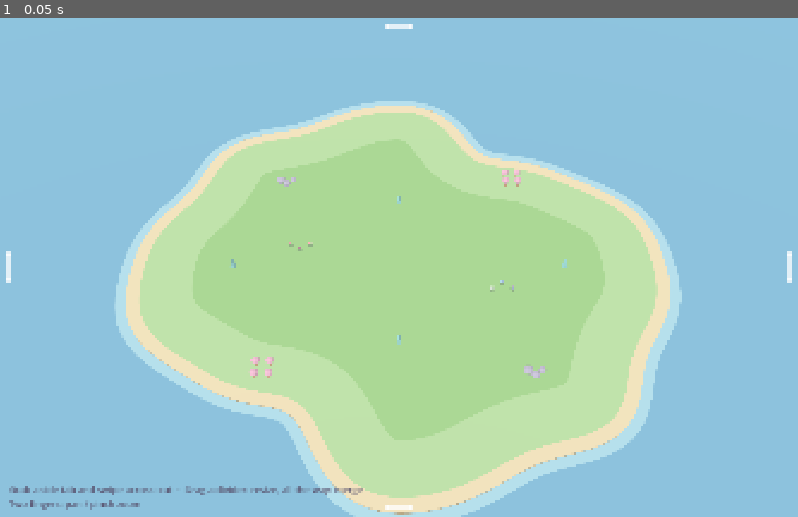
Above: before the commit, frame 1.
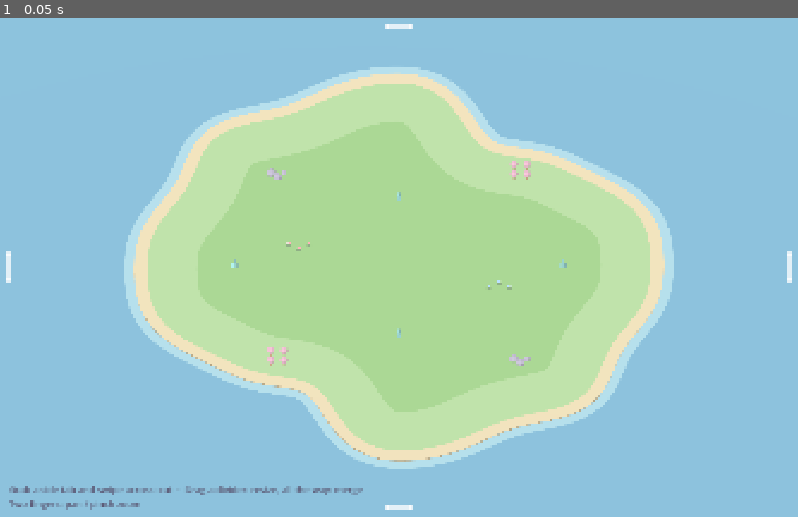
Above: after the commit, the same moment.

Repository: ChaoWeiS/warringhands
Game: Godot game, scene res://scenes/main.tscn
Same seed, same stepped clock (60 frames per second), same inputs: the game is played once before the commit and once after it.
Inputs:
- Up to frame 1 (0.05 s): no input

The runs differ from the first frame. In frame 1, 16% of the frame differs, in the area x 14-86%, y 9-100%.

Commit message:
Keep the map still when panes are cut, resized or merged
Switch pane cameras to a tilted orthographic view so each pane can keep
showing exactly the ground that was under it; new panes no longer jump
to the parent's view.

Co-Authored-By: Claude Opus 5.5 <noreply@anthropic.com>
Claude-Session: https://claude.ai/code/session_01R2EQohRet1QfgKEYwNZLap

Diff:
--- a/scripts/camera_rig.gd
+++ b/scripts/camera_rig.gd
@@ -1,27 +1,34 @@
 extends Camera3D
-## Camera for one pane: a Ragnarok-style tilted view looking down at a
-## point on the ground.
+## Camera for one pane: a tilted, orthographic view (classic 2.5D RTS look,
+## Ragnarok-style angle) looking down at a point on the ground.
+##
+## Orthographic (no perspective) means a pane's picture can be cut, resized
+## or merged and every bit of the map stays exactly where it was on screen.
 ##
 ## It doesn't read input itself. The pane layout works out which pane a
 ## gesture belongs to and calls pan_by_screen / zoom_at on that pane's camera.
 
-## Ground point the camera looks at (y is always 0).
+## Ground point at the centre of the pane (y is always 0).
 var target: Vector3 = Vector3.ZERO
-## Distance from the target. Smaller = zoomed in.
-var distance: float = 300.0
+## How much of the world fits the pane's height. Smaller = zoomed in.
+var view_size: float = 300.0
 
 ## How steeply the camera looks down, in degrees (90 = straight down).
 @export var pitch_degrees: float = 50.0
 ## Closest zoom.
-@export var min_distance: float = 25.0
+@export var min_view_size: float = 20.0
 ## Furthest zoom (roughly "whole island in view").
-@export var max_distance: float = 1100.0
+@export var max_view_size: float = 700.0
 ## Area the camera may look at (x, z on the ground).
 @export var map_rect: Rect2 = Rect2(0, 0, 820, 820)
 
+## How far back the camera sits. Only affects clipping, not the picture.
+const BACK_OFF := 1500.0
+
 
 func _ready() -> void:
-	fov = 35.0
+	projection = Camera3D.PROJECTION_ORTHOGONAL
+	keep_aspect = Camera3D.KEEP_HEIGHT
 	near = 1.0
 	far = 4000.0
 	_apply()
@@ -30,14 +37,14 @@
 ## Shows the whole map.
 func fit_whole_map() -> void:
 	target = Vector3(map_rect.get_center().x, 0, map_rect.get_center().y)
-	distance = max_distance
+	view_size = max_view_size
 	_apply()
 
 
 ## Copies where another pane's camera is looking.
 func copy_view(other: Camera3D) -> void:
 	target = other.target
-	distance = other.distance
+	view_size = other.view_size
 	_apply()
 
 
@@ -55,7 +62,7 @@
 ## Zooms by `factor` (>1 = closer), keeping the ground under `screen_point` fixed.
 func zoom_at(factor: float, screen_point: Vector2) -> void:
 	var before: Variant = _ground_at(screen_point)
-	distance = clampf(distance / factor, min_distance, max_distance)
+	view_size = clampf(view_size / factor, min_view_size, max_view_size)
 	_apply()
 	var after: Variant = _ground_at(screen_point)
 	if before != null and after != null:
@@ -68,14 +75,39 @@
 	_apply()
 
 
-func _apply() -> void:
-	distance = clampf(distance, min_distance, max_distance)
+## Keeps the map still on screen when this pane's rectangle changes
+## (cut, resize, merge). `old_rect` and `new_rect` are the pane's position
+## on the whole screen before and after. The ground that was under the new
+## pane's centre moves to its centre, at the same scale, so the pane simply
+## shows more or less of the map around what was already there.
+func reanchor(old_rect: Rect2, new_rect: Rect2) -> void:
+	var g: Vector3 = _ground_at_in(new_rect.get_center() - old_rect.position, old_rect.size)
+	view_size *= new_rect.size.y / old_rect.size.y  # same scale on screen
+	target = g
+	_apply(false)
+
+
+func _apply(clamp_zoom: bool = true) -> void:
+	if clamp_zoom:
+		view_size = clampf(view_size, min_view_size, max_view_size)
 	target.x = clampf(target.x, map_rect.position.x, map_rect.end.x)
 	target.z = clampf(target.z, map_rect.position.y, map_rect.end.y)
 	target.y = 0.0
 	var pitch: float = deg_to_rad(pitch_degrees)
 	rotation = Vector3(-pitch, 0, 0)
-	position = target + Vector3(0, sin(pitch), cos(pitch)) * distance
+	position = target + Vector3(0, sin(pitch), cos(pitch)) * BACK_OFF
+	size = view_size
+
+
+## Where a point of a pane with the given size hits the ground. Works even
+## before the viewport is resized, and for points outside the pane.
+func _ground_at_in(point: Vector2, pane_size: Vector2) -> Vector3:
+	var half_h: float = view_size * 0.5
+	var aspect: float = pane_size.x / pane_size.y
+	var ndc := Vector2(2.0 * point.x / pane_size.x - 1.0, 1.0 - 2.0 * point.y / pane_size.y)
+	var origin: Vector3 = transform * Vector3(ndc.x * half_h * aspect, ndc.y * half_h, 0.0)
+	var dir: Vector3 = -transform.basis.z
+	return origin + dir * (-origin.y / dir.y)
 
 
 ## Where a point on this pane's screen hits the ground, or null.
--- a/scripts/pane_layout.gd
+++ b/scripts/pane_layout.gd
@@ -33,6 +33,8 @@
 ## How far across the pane (0-1) a swipe must travel to cut.
 @export var cut_commit: float = 0.45
 
+## Panes smaller than this (while being squeezed shut) don't re-aim their camera.
+const ANCHOR_MIN := 120.0
 const SNAPS := [1.0 / 3.0, 0.5, 2.0 / 3.0]
 const SNAP_RANGE := 0.03
 
@@ -56,6 +58,8 @@
 	var camera: Camera3D = null
 	var pinch_center := Vector2.ZERO
 	var pinch_distance := 0.0
+	# Last on-screen rectangle the camera was matched to (see _layout).
+	var anchor_rect := Rect2()
 	# Split
 	var vertical := true  # true: divider runs top-bottom (panes side by side)
 	var ratio := 0.5
@@ -253,7 +257,10 @@
 	var split := PaneNode.new()
 	split.vertical = vertical
 	split.ratio = ratio
-	var fresh := _make_leaf(leaf)  # new pane starts looking at the same spot
+	# The new pane starts as a copy of the old one; _layout then re-aims both
+	# so each keeps showing exactly the part of the map that was under it.
+	var fresh := _make_leaf(leaf)
+	fresh.anchor_rect = leaf.anchor_rect
 	_replace(leaf, split)
 	split.a = leaf
 	split.b = fresh
@@ -401,6 +408,12 @@
 	if node.is_leaf():
 		node.container.position = r.position
 		node.container.size = Vector2(maxf(r.size.x, 1.0), maxf(r.size.y, 1.0))
+		# Keep the map still on screen. Skip while a pane is squeezed very
+		# small (about to merge), so its view isn't lost if dragged back out.
+		if r.size.x >= ANCHOR_MIN and r.size.y >= ANCHOR_MIN:
+			if node.anchor_rect.size.x > 0.0 and node.anchor_rect != r:
+				node.camera.reanchor(node.anchor_rect, r)
+			node.anchor_rect = r
 		return
 	var half: float = divider_width * 0.5
 	if node.vertical:
Not shown, changed: docs/DESIGN.md
